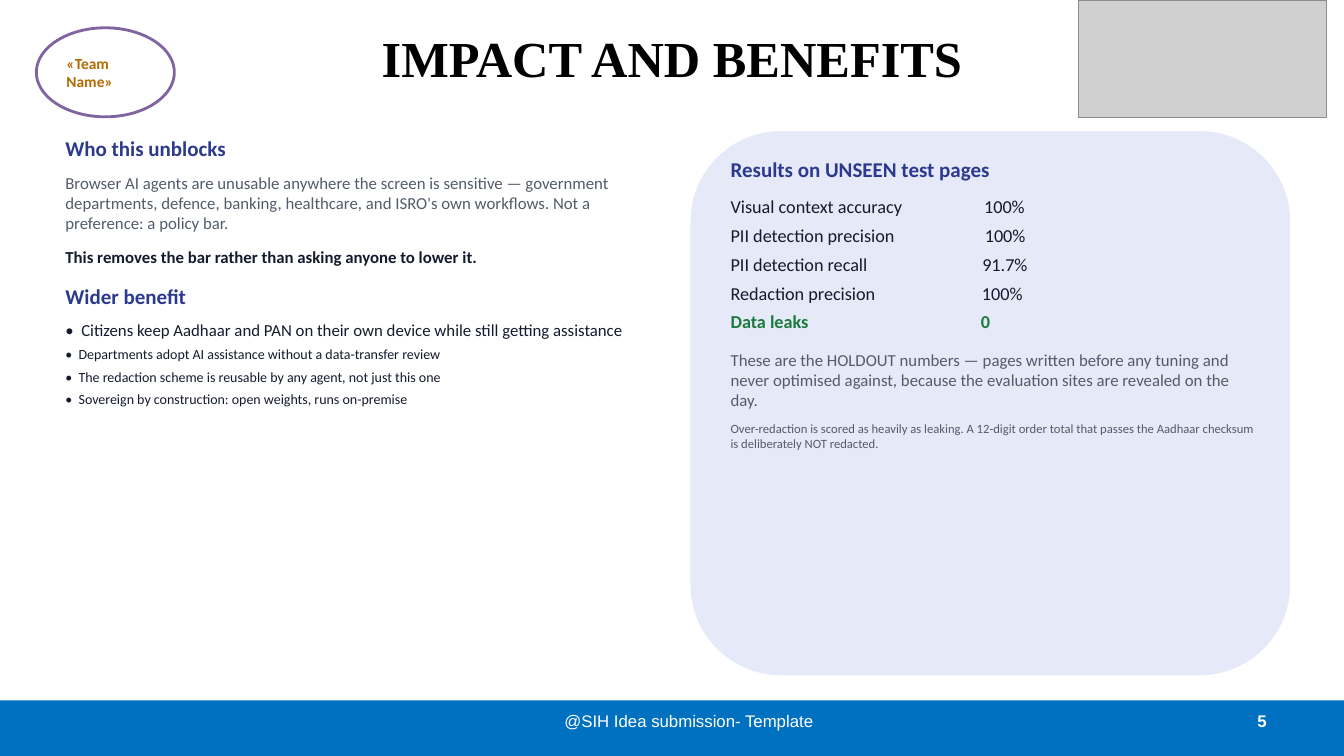
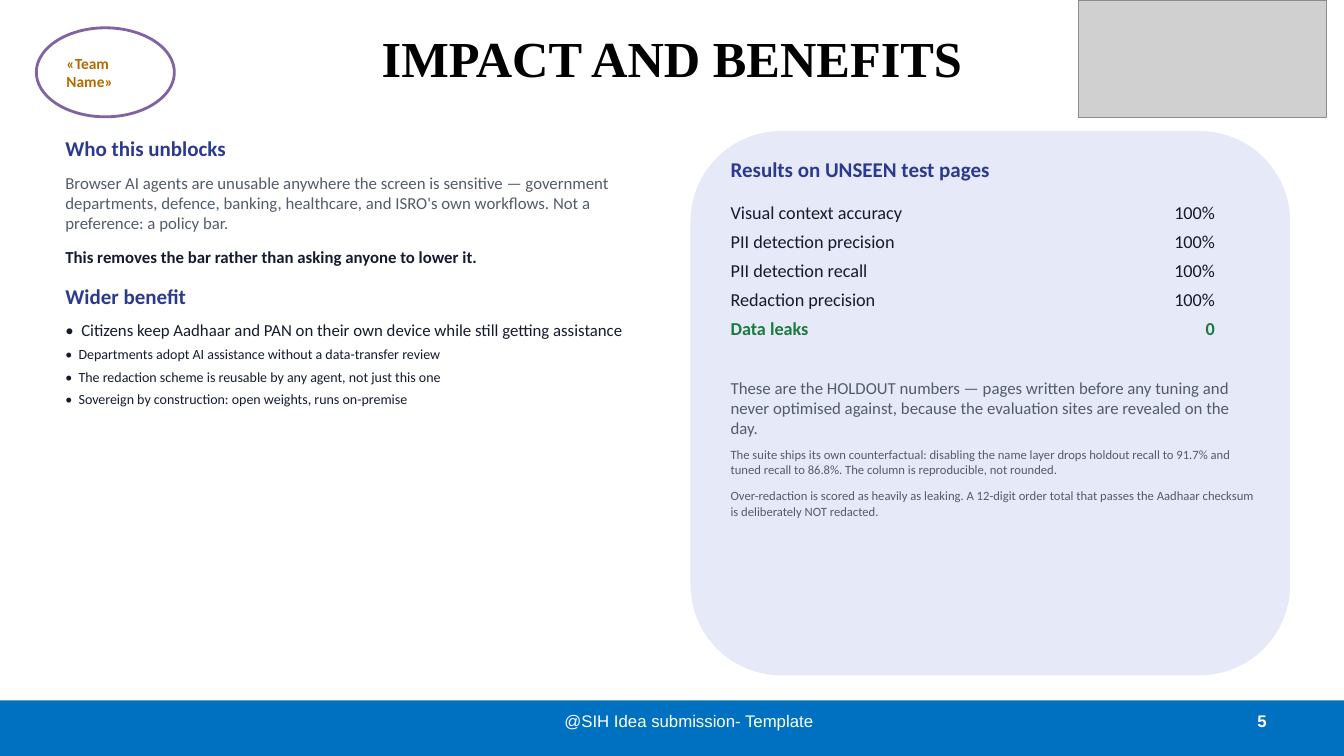
Before and after one commit to vansh-attention/sih_Vtransformer, a slide deck: slide 5 of deck/SIH26171_Idea_Submission.pptx. Drawn at 1344x756 pixels with LibreOffice and Linux fonts; fonts in the diff are those of the drawing; grey boxes stand for pictures. Boxes give left, top, right and bottom in pixels: in the first picture for what was removed or moved away, otherwise in the second. Text is boxed around its words. In the diff, an @@ line names an element or a change of style, - is before the commit and + after.

```diff
--- a/deck/SIH26171_Idea_Submission.pptx
+++ b/deck/SIH26171_Idea_Submission.pptx
@@ text at <box>731,162,1027,328</box>: paragraphs removed @@
-Results on UNSEEN test pages
-Visual context accuracy 100%
-PII detection precision 100%
-PII detection recall 91.7%
-Redaction precision 100%
-Data leaks 0
@@ text added at <box>731,206,902,335</box>, 13 pt, text #141B2E @@
+Visual context accuracy
+PII detection precision
+PII detection recall
+Redaction precision
+Data leaks
@@ text added at <box>1174,206,1215,335</box>, 13 pt, text #141B2E @@
+100%
+100%
+100%
+100%
+0
@@ text "These are the HOLDOUT numbers ...": place and size @@
-text "These are the HOLDOUT numbers ..." at <box>731,162,1254,450</box>
+text "These are the HOLDOUT numbers ..." at <box>731,382,1254,518</box>
@@ text at <box>731,382,1229,437</box>: less space between paragraphs @@
@@ text at <box>731,450,1230,476</box>: paragraph added @@
+The suite ships its own counterfactual: disabling the name layer drops holdout recall to 91.7% and tuned recall to 86.8%. The column is reproducible, not rounded.
```
Also in this commit, not shown: 1 other slide changed, 8 other files.
